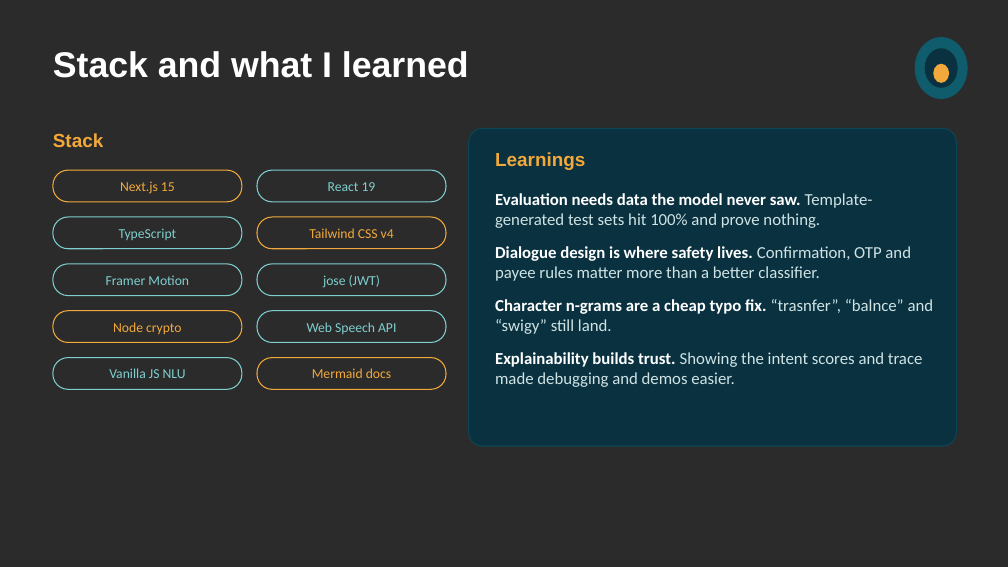
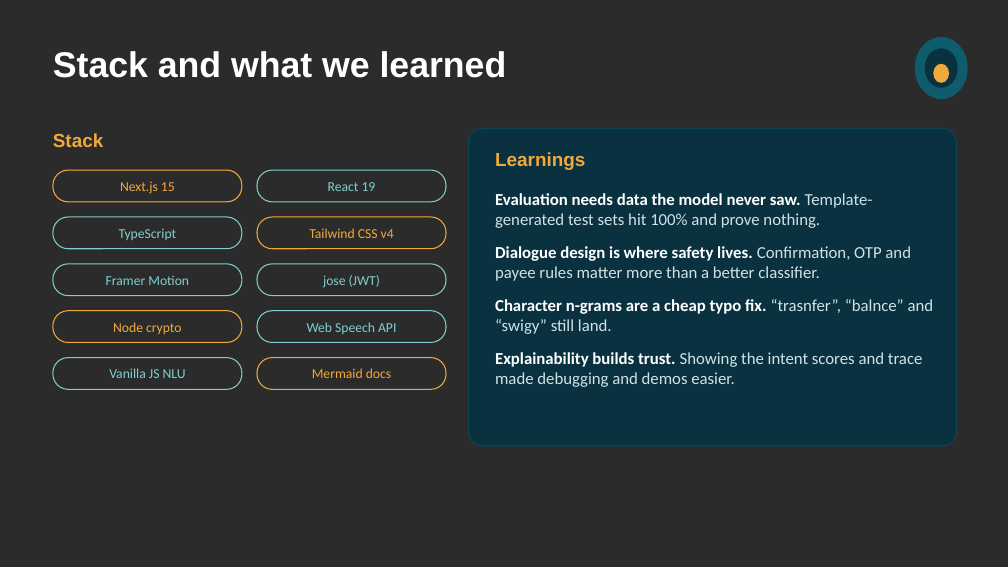
Before and after one commit to Sahil-Patel180/nexabank, a slide deck: slide 14 of deck/Nova_Showreel.pptx. Drawn at 1008x567 pixels with LibreOffice and Linux fonts; fonts in the diff are those of the drawing; background and template pictures are left out; a plain dark background stands for a picture behind light text. Boxes give left, top, right and bottom in pixels: in the first picture for what was removed or moved away, otherwise in the second. Text is boxed around its words. In the diff, an @@ line names an element or a change of style, - is before the commit and + after.

```diff
--- a/deck/Nova_Showreel.pptx
+++ b/deck/Nova_Showreel.pptx
@@ text at (x1=53, y1=51, x2=507, y2=78): text changed @@
-Stack and what I learned
+Stack and what we learned
```
Also in this commit, not shown: 1 other slide changed, 1 slide added, 1 slide removed.
